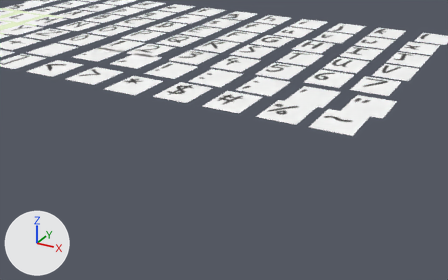
The Blender file Text.blend: old version first, new version second.
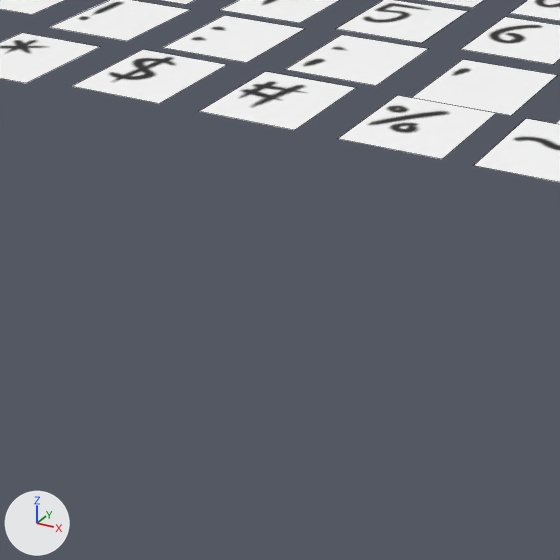
Each version is shown from a 50 mm camera at (24.82, -14.86, 3.65) aimed at (21.59, -9.0, 0.72), then close up on the part from 28% to 76% of the width and 23% to 100% of the height. Arrows for +X, +Y and +Z are at lower left; the lights stay in place. The close-ups show mesh edges as thin lines.

Before the edit, the objects in view are built like this:
```python
me_plane_037 = bpy.data.meshes.new('Plane.037')
me_plane_037.from_pydata(...)  # 4 vertices, 1 face; spans x -0.2..0.5, y -0.5..0.4, z 0.0
me_plane_037.materials.append(mat_font_png)  # picture img_font_png
me_plane_083 = bpy.data.meshes.new('Plane.083')
me_plane_083.from_pydata(...)  # 4 vertices, 1 face; spans x -0.1..0.6, y -0.5..0.4, z 0.0
me_plane_083.materials.append(mat_font_png)  # picture img_font_png
me_plane_088 = bpy.data.meshes.new('Plane.088')
me_plane_088.from_pydata(...)  # 4 vertices, 1 face; spans x -0.2..0.5, y -0.5..0.4, z 0.0
me_plane_088.materials.append(mat_font_png)  # picture img_font_png
ob_exclamation = bpy.data.objects.new('exclamation', me_plane_083)
ob_exclamation.parent = ob_sans
ob_exclamation.location = (7.0, -5.0, 0.0)
ob_exclamation.scale = (1.0, 1.0, 1.24)
ob_hash = bpy.data.objects.new('hash', me_plane_088)
ob_hash.parent = ob_sans
ob_hash.location = (9.0, -6.0, 0.0)
ob_hash.scale = (1.0, 1.0, 1.24)
ob_u = bpy.data.objects.new('U', me_plane_037)
ob_u.parent = ob_sans
ob_u.location = (10.0, -3.0, 0.0)
ob_u.scale = (1.0, 1.0, 1.24)
# also in view: 'percent' at (21.15, -6.05, 0.0); '6' at (21.15, -4.05, 0.0); 'dollar' at (19.15, -6.05, 0.0); '4' at (19.15, -4.05, 0.0); '5' at (20.15, -4.05, 0.0)
```
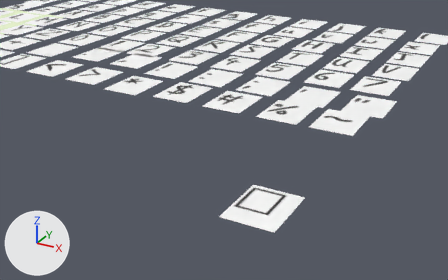
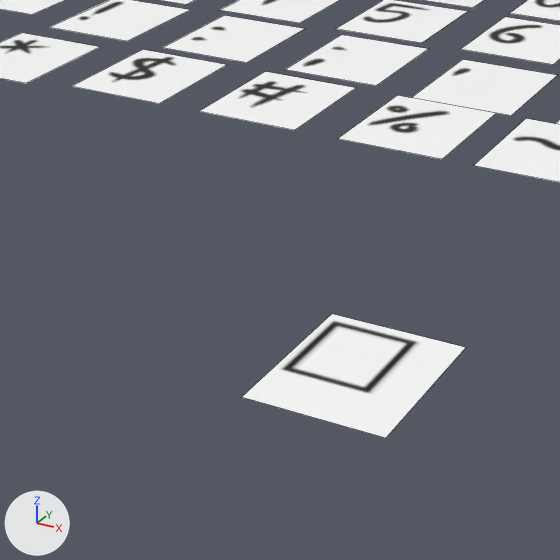
Where the change shows, as pixel boxes [x1, y1, x2, y2] in the close-ups (560 x 560 px):
'undefinedChar', added
    after: [242, 314, 466, 438]

Diff of the bpy script that builds the scene:
```diff
--- a/Text.blend.py
+++ b/Text.blend.py
@@ me_plane_099 @@
+me_plane_099.from_pydata(...)  # 4 vertices, 1 face; spans x -0.2..0.5, y -0.5..0.4, z 0.0
+me_plane_099.materials.append(mat_font_png)  # picture img_font_png
@@ ob_undefinedchar @@
+ob_undefinedchar = bpy.data.objects.new('undefinedChar', me_plane_099)
+ob_undefinedchar.parent = ob_sans
+ob_undefinedchar.location = (11.0, -9.0, 0.0)
+ob_undefinedchar.scale = (1.0, 1.0, 1.24)
```
